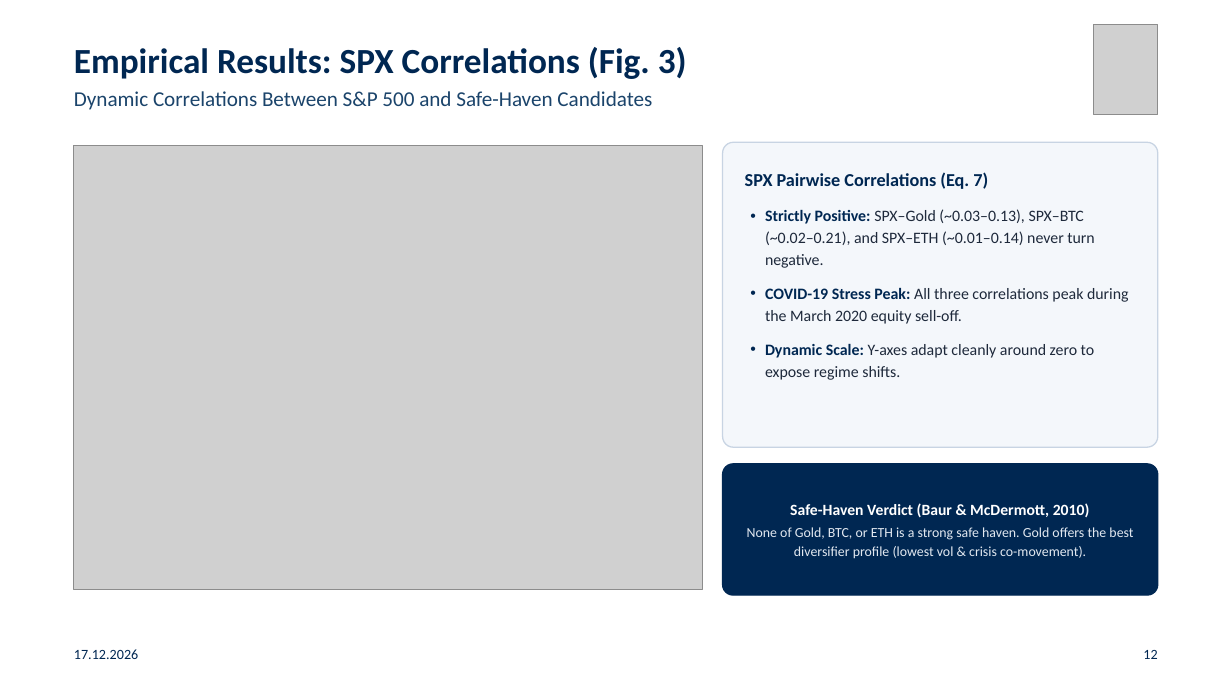
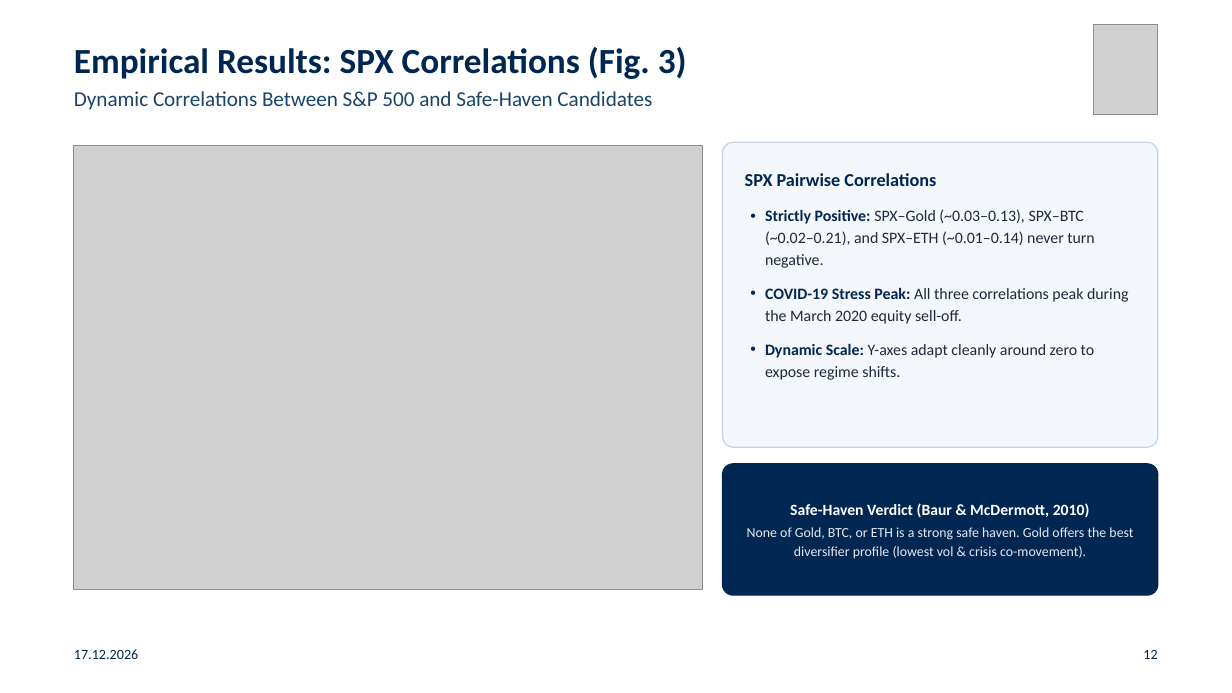
Before and after one commit to gabegagster/smc-stochastic-volatility, a slide deck: slide 12 of presentation/smc_chmsv_ensae_presentation.pptx. Drawn at 1232x693 pixels with LibreOffice and Linux fonts; fonts in the diff are those of the drawing; grey boxes stand for pictures. Boxes give left, top, right and bottom in pixels: in the first picture for what was removed or moved away, otherwise in the second. Text is boxed around its words. In the diff, an @@ line names an element or a change of style, - is before the commit and + after.

```diff
--- a/presentation/smc_chmsv_ensae_presentation.pptx
+++ b/presentation/smc_chmsv_ensae_presentation.pptx
@@ text at (745, 173, 936, 186): text changed @@
-SPX Pairwise Correlations (Eq. 7)
+SPX Pairwise Correlations
```
Also in this commit, not shown: 4 other slides changed, 9 other files.
